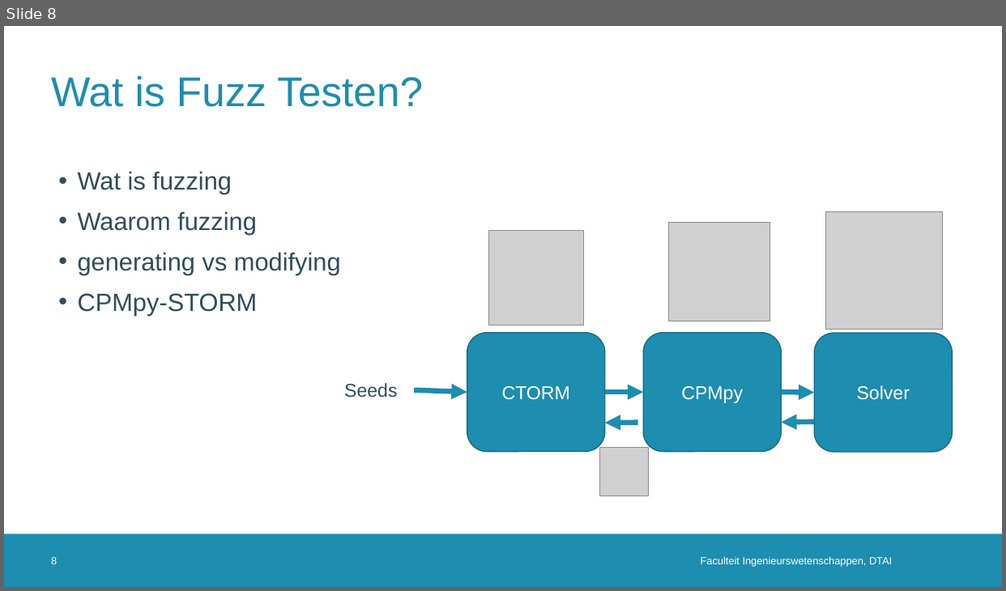
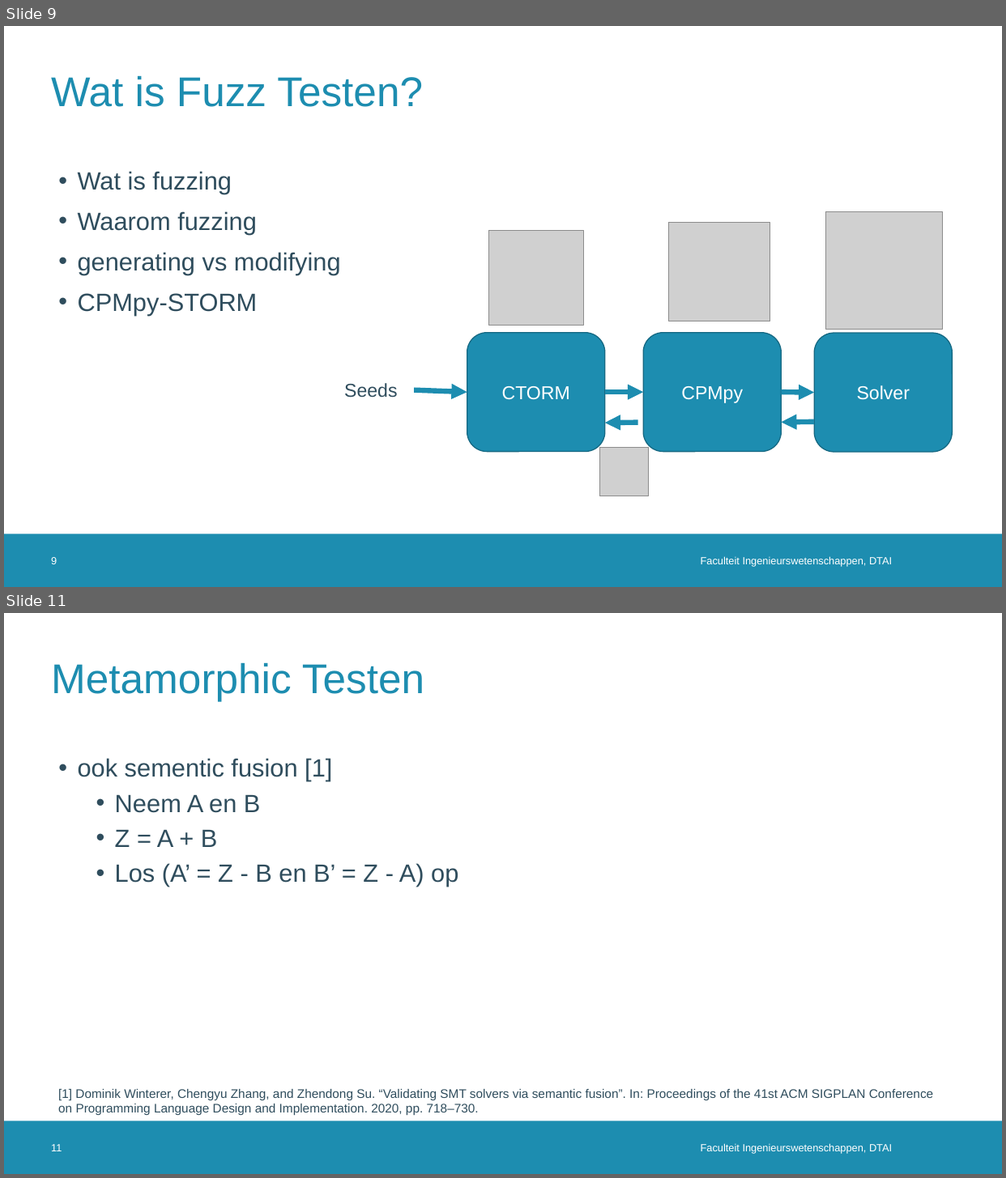
Before and after one commit to rubenkindt/Masterproef-paper-RubenKindt, a slide deck: Milestones/M3 december presentation/M3.pptx. Shown one above the other, each under a label of ours: slide 8 before the commit, slides 9 and 11 after it; the slides between them are not shown. The pictures are 1006x591 and 1006x1178 pixels, drawn with LibreOffice and Linux fonts; fonts in the diff are those of the drawing; grey boxes stand for pictures; background and template pictures are left out. Boxes give left, top, right and bottom in pixels: in the first picture for what was removed or moved away, otherwise in the second. Text is boxed around its words. In the diff, an @@ line names an element or a change of style, - is before the commit and + after.

```diff
--- a/Milestones/M3 december presentation/M3.pptx
+++ b/Milestones/M3 december presentation/M3.pptx
@@ slide 11 added at box(4, 613, 1002, 1174), background #FFFFFF; not listed: 1 template element that a slide beside it also shows @@
@@ title added at box(51, 662, 424, 701), 40 pt, text #1D8DB0 @@
+Metamorphic Testen
@@ text added at box(78, 758, 458, 887), 24 pt, text #2F4D5D @@
+• ook sementic fusion [1]
+  • Neem A en B
+  • Z = A + B
+  • Los (A’ = Z - B en B’ = Z - A) op
@@ text added at box(58, 1089, 933, 1115), 12 pt, text #2F4D5D @@
+[1] Dominik Winterer, Chengyu Zhang, and Zhendong Su. “Validating SMT solvers via semantic fusion”. In: Proceedings of the 41st ACM SIGPLAN Conference on Programming Language Design and Implementation. 2020, pp. 718–730.
@@ page number added at box(51, 1144, 62, 1152), 10 pt, text #FFFFFF @@
+11
@@ text added at box(701, 1144, 892, 1154), 10 pt, text #FFFFFF @@
+Faculteit Ingenieurswetenschappen, DTAI
@@ what was slide 8 is now slide 9 @@
```
Also in this commit, not shown: 10 slides changed, 4 other slides added, 16 other files.
